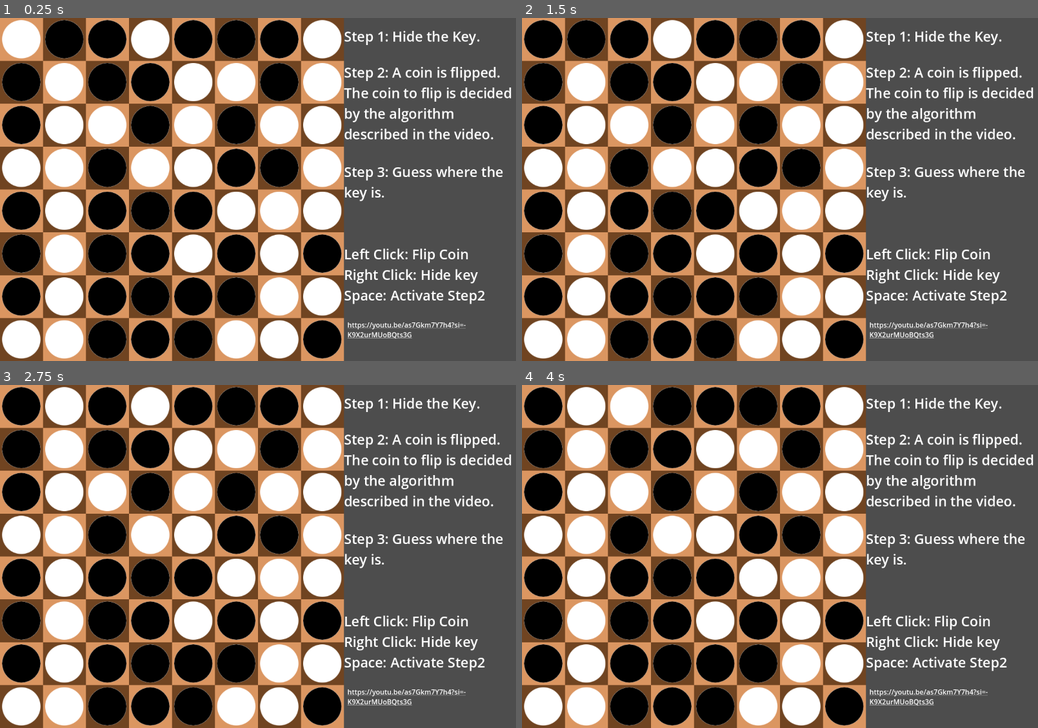
Above: before the commit, frames 1-4 (two rows, left to right).
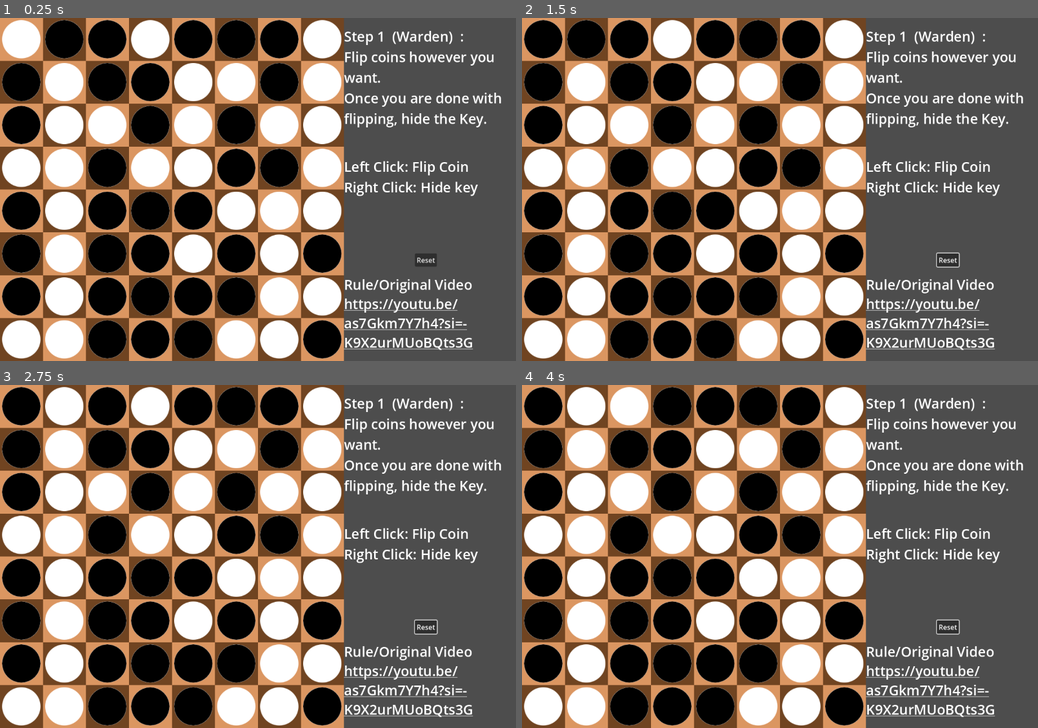
Above: after the commit, the same moments.

Repository: tachibana-marine/try3b1bgame
Game: Godot game, scene res://main.tscn
Two runs of this game, one before a commit and one after it. Both use one fixed random seed, a clock stepped at 60 frames per second and the inputs below.
Inputs (mouse positions are in pixels of both pictures, inside the frame that each line leads up to):
- Up to frame 1 (0.25 s): no input
- Up to frame 2 (1.5 s): click (950, 261) at 0.5 s, where only the run after the commit has a clickable "Reset"; move the mouse to (542, 38) at 1.27 s; click (542, 38) at 1.42 s
- Up to frame 3 (2.75 s): move the mouse to (61, 405) at 2.02 s; click (61, 405) at 2.17 s
- Up to frame 4 (4 s): move the mouse to (630, 405) at 2.77 s; click (630, 405) at 2.92 s; move the mouse to (671, 405) at 3.52 s; click (671, 405) at 3.67 s

The runs differ from the first frame. In frame 1, 6.6% of the frame differs, in the area x 66-100%, y 3-97%; in frame 2, 6.6%; in frame 3, 6.6%; in frame 4, 6.6%.

Commit message:
Add proto of algorithm

Diff:
--- a/board.gd
+++ b/board.gd
@@ -1,9 +1,13 @@
 extends Node2D
+
+signal coin_flipped
+signal key_put
+signal guess_made
 
 @export var board_width = 8
 @export var board_height = 8
-@export var phase = 0
 
+var phase = 0
 var scene_cell = preload("res://cell.tscn")
 var cell_color_orange: Color = "db9661"
 var cell_color_brown: Color = "704421"
@@ -25,6 +29,8 @@
 			else:
 				cell.cell_color = cell_color_brown
 			cell.key_put.connect(_on_cell_key_put)
+			cell.coin_flipped.connect(_on_cell_coin_flipped)
+			cell.guess_made.connect(_on_cell_guess_made)
 			add_child(cell)
 			cell_pos_x += cell_size
 		cell_pos_y += cell_size
@@ -42,4 +48,13 @@
 		cell.set_phase(set_to)
 
 func _on_cell_key_put(cell):
-	print("key!")
+	for tmp_cell in get_children():
+		if (tmp_cell != cell):
+			tmp_cell.set_has_key(false)
+	key_put.emit(cell)
+
+func _on_cell_coin_flipped(cell):
+	coin_flipped.emit(cell)
+
+func _on_cell_guess_made(cell):
+	guess_made.emit(cell)
--- a/cell.gd
+++ b/cell.gd
@@ -1,12 +1,14 @@
 extends Node2D
 
+signal coin_flipped
+signal guess_made
 signal key_put
 
 @export var is_head: bool = true
 @export var cell_color: Color = "db9661"
 @export var has_key: bool = false
-@export var phase: int = 0
 
+var phase: int = 0
 var sprite_tail = load("res://asset/tail.png")
 var sprite_head = load("res://asset/head.png")
 
@@ -37,12 +39,16 @@
 
 func flip() -> void:
 	set_is_head(!is_head)
+	coin_flipped.emit(self)
 
 func _on_area_2d_input_event(_viewport: Node, event: InputEvent, _shape_idx: int) -> void:
 	if event is InputEventMouseButton:
 		if event.button_index == MOUSE_BUTTON_LEFT and event.pressed:
-			if (phase == 0):
+			if (phase == 0 or phase == 1):
 				flip()
+			elif (phase == 2):
+				guess_made.emit(self)
+
 		if event.button_index == MOUSE_BUTTON_RIGHT and event.pressed:
 			if (phase == 0):
 				set_has_key(true)
--- /dev/null
+++ b/main.gd
@@ -0,0 +1,83 @@
+extends Node
+
+var phase = 0
+
+# Called when the node enters the scene tree for the first time.
+func _ready() -> void:
+	$Sprite2D.hide()
+
+
+func set_phase(set_to: int):
+	phase = set_to
+	$board.set_phase(set_to)
+
+# Called every frame. 'delta' is the elapsed time since the previous frame.
+func _process(delta: float) -> void:
+	if (Input.is_action_just_pressed("flip_by_algorithm")):
+		do_the_math()
+
+func do_the_math():
+	var board_info = $board.get_board_info()
+	var parity = [false, false, false, false, false, false]
+
+	for i in board_info.size():
+		for j in range(6):
+			if (i & int(pow(2, j)) > 0):
+				parity[j] = parity[j] != board_info[i]
+	var parity_in_int = 0
+	for i in range(6):
+		if (parity[i]):
+			parity_in_int += pow(2, i)
+
+
+	print(parity, parity_in_int)
+
+func _on_board_key_put(cell) -> void:
+	_phase1_to_phase2()
+	var pos = cell.position
+	pos.x += 50
+	pos.y += 50
+	$Sprite2D.set_deferred("position", pos)
+	$Sprite2D.show()
+	print($Sprite2D.visible, $Sprite2D.modulate)
+	var tween = create_tween()
+	tween.tween_property($Sprite2D, "modulate:a", 1, 0)
+	tween.tween_property($Sprite2D, "modulate:a", 0, 1)
+
+
+func _on_board_coin_flipped(_cell) -> void:
+	if (phase == 1):
+		_phase2_to_phase3()
+
+func _phase1_to_phase2() -> void:
+	set_phase(1)
+	$Label.hide()
+	$Label2.show()
+	$InputHint.hide()
+	$InputHint2.show()
+
+func _phase2_to_phase3() -> void:
+	set_phase(2)
+	$Label2.hide()
+	$Label3.show()
+	$InputHint2.hide()
+	$InputHint3.show()
+
+func _back_to_phase1() -> void:
+	set_phase(0)
+	$ResultColorRect.hide()
+	$Label.show()
+	$Label2.hide()
+	$Label3.hide()
+	$InputHint.show()
+	$InputHint2.hide()
+	$InputHint3.hide()
+
+
+func _on_board_guess_made(cell) -> void:
+	if (cell.has_key):
+		$ResultColorRect.show()
+		$ResultColorRect/ResultLabel.text = "You Did It!"
+	else:
+		$ResultColorRect.show()
+		$ResultColorRect/ResultLabel.text = "Failed"
--- a/main.tscn
+++ b/main.tscn
@@ -1,52 +1,129 @@
-[gd_scene load_steps=2 format=3 uid="uid://ddvgko1av020q"]
+[gd_scene load_steps=4 format=3 uid="uid://ddvgko1av020q"]
 
+[ext_resource type="Script" path="res://main.gd" id="1_1bh31"]
 [ext_resource type="PackedScene" uid="uid://cttau0ginkmvm" path="res://board.tscn" id="1_bnje1"]
+[ext_resource type="Texture2D" uid="uid://dsr64m6rkauid" path="res://asset/key.png" id="3_61s4v"]
 
 [node name="Node" type="Node"]
+script = ExtResource("1_1bh31")
 
 [node name="board" parent="." instance=ExtResource("1_bnje1")]
 
 [node name="Label" type="Label" parent="."]
 offset_left = 800.0
 offset_top = 20.0
-offset_right = 848.0
-offset_bottom = 43.0
+offset_right = 1200.0
+offset_bottom = 785.0
 theme_override_font_sizes/font_size = 32
-text = "Step 1: Hide the Key."
+text = "Step 1  (Warden)  :
+Flip coins however you want.
+Once you are done with flipping, hide the Key."
+autowrap_mode = 2
 
 [node name="Label2" type="Label" parent="."]
+visible = false
 offset_left = 800.0
-offset_top = 104.0
+offset_top = 20.0
 offset_right = 1200.0
-offset_bottom = 304.0
+offset_bottom = 220.0
 theme_override_font_sizes/font_size = 32
-text = "Step 2: A coin is flipped. The coin to flip is decided by the algorithm described in the video."
+text = "Step 2 (Prisoner1):
+Flip a coin."
 autowrap_mode = 2
 
 [node name="Label3" type="Label" parent="."]
+visible = false
 offset_left = 800.0
-offset_top = 336.0
+offset_top = 20.0
 offset_right = 1200.0
-offset_bottom = 536.0
+offset_bottom = 220.0
 theme_override_font_sizes/font_size = 32
-text = "Step 3: Guess where the key is."
+text = "Step 3 (Prisnoer2):
+ Guess where the key is."
 autowrap_mode = 2
 
 [node name="InputHint" type="Label" parent="."]
 offset_left = 800.0
-offset_top = 528.0
+offset_top = 324.0
 offset_right = 1200.0
-offset_bottom = 728.0
+offset_bottom = 524.0
 theme_override_font_sizes/font_size = 32
 text = "Left Click: Flip Coin
 Right Click: Hide key
-Space: Activate Step2"
+"
+autowrap_mode = 2
+
+[node name="InputHint2" type="Label" parent="."]
+visible = false
+offset_left = 800.0
+offset_top = 324.0
+offset_right = 1200.0
+offset_bottom = 524.0
+theme_override_font_sizes/font_size = 32
+text = "Left Click: Flip Coin
+Space: Make the algorithm do the flip"
+autowrap_mode = 2
+
+[node name="InputHint3" type="Label" parent="."]
+visible = false
+offset_left = 800.0
+offset_top = 324.0
+offset_right = 1200.0
+offset_bottom = 524.0
+theme_override_font_sizes/font_size = 32
+text = "Left Click: Make a guess"
 autowrap_mode = 2
 
 [node name="RichTextLabel" type="RichTextLabel" parent="."]
-offset_left = 808.0
-offset_top = 704.0
-offset_right = 1208.0
-offset_bottom = 768.0
+offset_left = 800.0
+offset_top = 599.0
+offset_right = 1200.0
+offset_bottom = 799.0
+theme_override_font_sizes/normal_font_size = 32
 bbcode_enabled = true
-text = "[url]https://youtu.be/as7Gkm7Y7h4?si=-K9X2urMUoBQts3G[/url]"
+text = "Rule/Original Video
+[url]https://youtu.be/as7Gkm7Y7h4?si=-K9X2urMUoBQts3G[/url]"
+
+[node name="Sprite2D" type="Sprite2D" parent="."]
+texture = ExtResource("3_61s4v")
+
+[node name="ResetButton" type="Button" parent="."]
+offset_left = 965.0
+offset_top = 549.0
+offset_right = 1016.0
+offset_bottom = 580.0
+text = "Reset"
+
+[node name="ResultColorRect" type="ColorRect" parent="."]
+visible = false
+offset_left = 429.0
+offset_top = 323.0
+offset_right = 773.0
+offset_bottom = 498.0
+color = Color(0.220168, 0.114974, 0.0126023, 1)
+metadata/_edit_group_ = true
+
+[node name="ResultLabel" type="Label" parent="ResultColorRect"]
+layout_mode = 0
+offset_right = 340.0
+offset_bottom = 88.0
+theme_override_colors/font_shadow_color = Color(0, 0, 0, 1)
+theme_override_constants/shadow_offset_x = 5
+theme_override_constants/shadow_offset_y = 5
+theme_override_constants/shadow_outline_size = 6
+theme_override_font_sizes/font_size = 64
+text = "You Did IT!"
+horizontal_alignment = 1
+
+[node name="ResetButton" type="Button" parent="ResultColorRect/ResultLabel"]
+offset_left = 144.0
+offset_top = 115.0
+offset_right = 195.0
+offset_bottom = 146.0
+text = "Reset"
+
+[connection signal="coin_flipped" from="board" to="." method="_on_board_coin_flipped"]
+[connection signal="guess_made" from="board" to="." method="_on_board_guess_made"]
+[connection signal="key_put" from="board" to="." method="_on_board_key_put"]
+[connection signal="pressed" from="ResetButton" to="." method="_back_to_phase1"]
+[connection signal="pressed" from="ResultColorRect/ResultLabel/ResetButton" to="." method="_back_to_phase1"]
--- a/project.godot
+++ b/project.godot
@@ -27,3 +27,8 @@
 "events": [Object(InputEventMouseButton,"resource_local_to_scene":false,"resource_name":"","device":-1,"window_id":0,"a …(258 unchanged characters)…
 ]
 }
+flip_by_algorithm={
+"deadzone": 0.5,
+"events": [Object(InputEventKey,"resource_local_to_scene":false,"resource_name":"","device":-1,"window_id":0,"alt_pressed":false,"shift_pressed":false,"ctrl_pressed":false,"meta_pressed":false,"pressed":false,"keycode":0,"physical_keycode":32,"key_label":0,"unicode":32,"location":0,"echo":false,"script":null)
+]
+}
